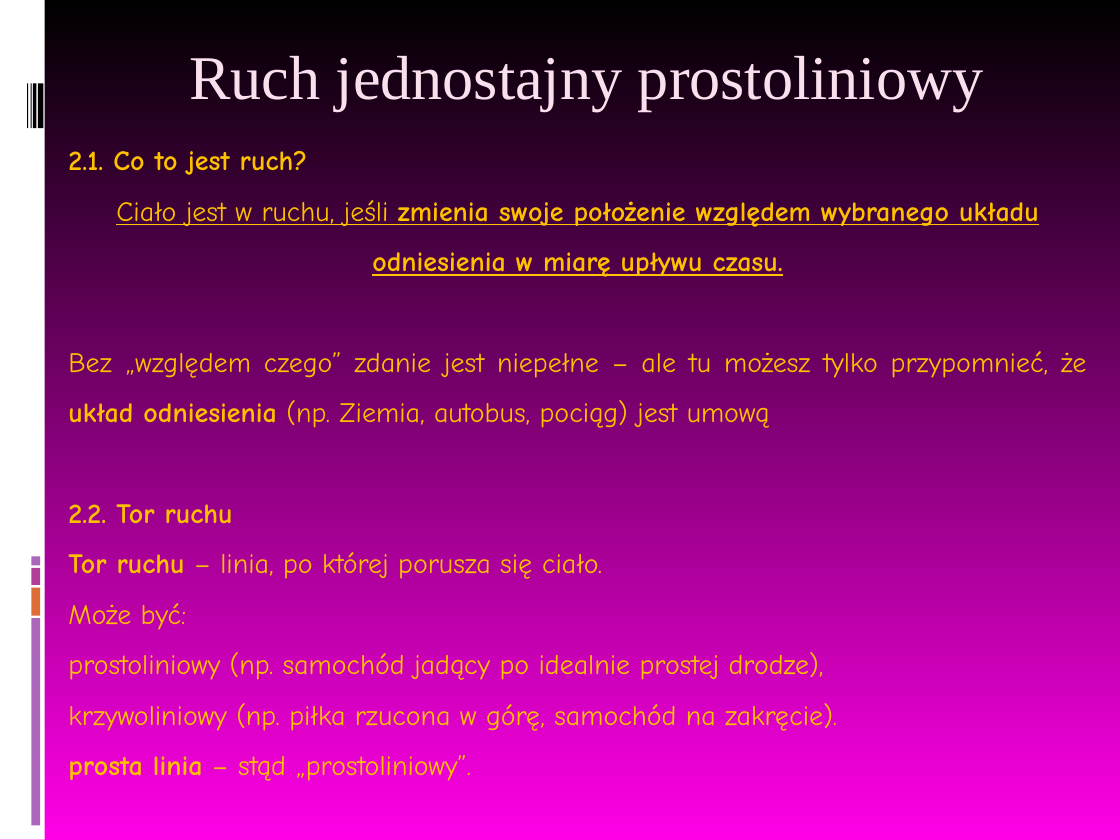
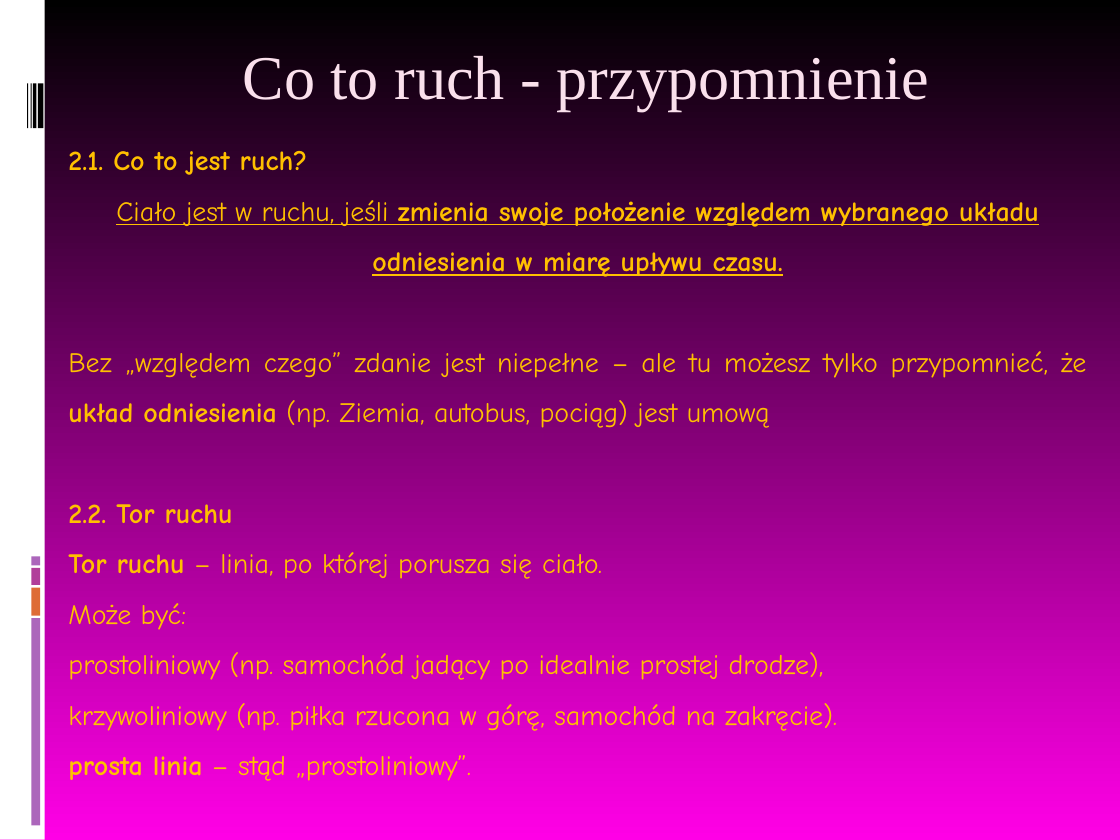
Before and after one commit to MichalMus/Fizyka-w-szkole, a slide deck: slide 1 of 4.Kinematyka/2.Ruch jednostajny prostoliniowy.ppt. Drawn at 1120x840 pixels with LibreOffice and Linux fonts; fonts in the diff are those of the drawing. Boxes give left, top, right and bottom in pixels: in the first picture for what was removed or moved away, otherwise in the second. Text is boxed around its words. In the diff, an @@ line names an element or a change of style, - is before the commit and + after.

Commit message:
poprawione ruch i magnetyzm

```diff
--- a/4.Kinematyka/2.Ruch jednostajny prostoliniowy.ppt
+++ b/4.Kinematyka/2.Ruch jednostajny prostoliniowy.ppt
@@ title at (243,56,930,111): text changed @@
-Ruch jednostajny prostoliniowy
+Co to ruch - przypomnienie
```
Also in this commit, not shown: 2 other slides changed, 16 slides added, 3 slides removed, 2 other files.
